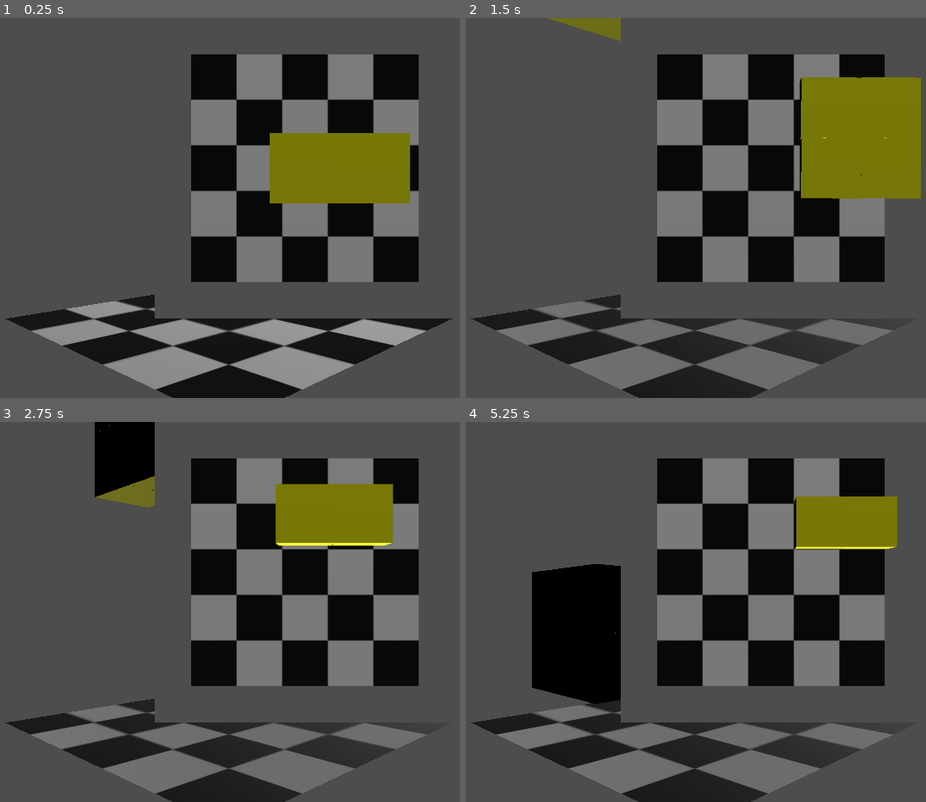
Above: before the commit, frames 1-4 (two rows, left to right).
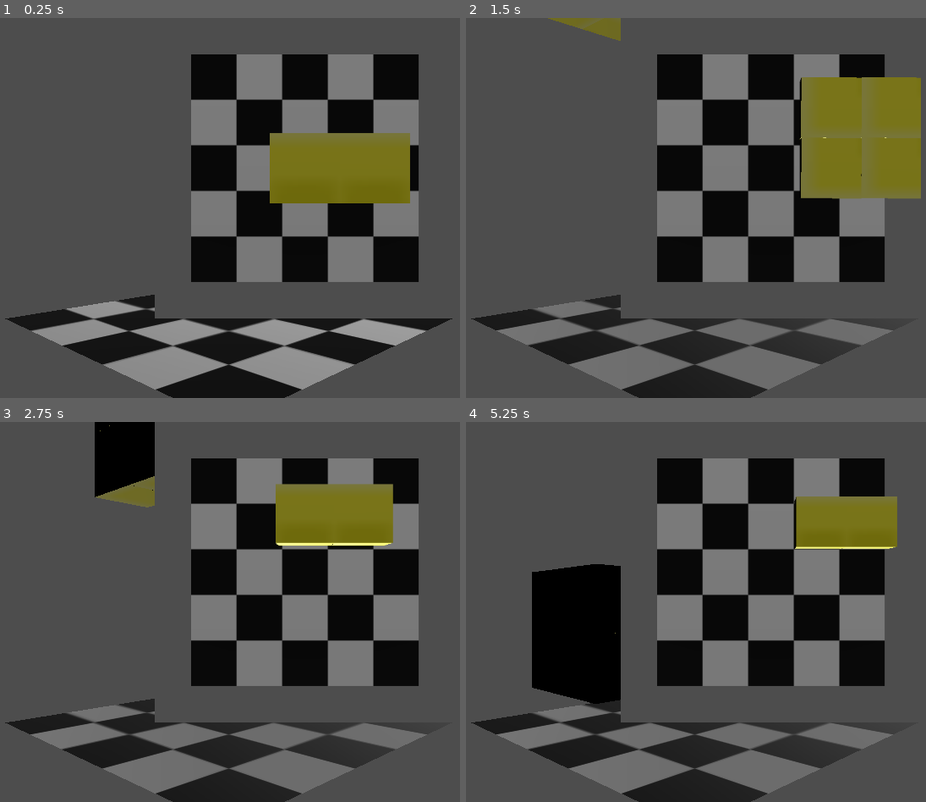
Above: after the commit, the same moments.

Repository: rdalton1124/3d-tetris
Game: Godot game, scene res://root.tscn
Same seed, same stepped clock (60 frames per second), same inputs: the game is played once before the commit and once after it.
Inputs:
- Up to frame 1 (0.25 s): no input
- Up to frame 2 (1.5 s): tap Enter at 0.5 s; hold D (move_right) 0.53-1.28 s; tap V (change_cam) at 0.6 s; hold S (move_backward) from 1.28 s (still down); tap I (rotate-x-ccw) at 1.35 s
- Up to frame 3 (2.75 s): release S (move_backward) at 2.03 s; hold D (move_right) from 2.03 s (still down); tap K (rotate-x-cw) at 2.1 s
- Up to frame 4 (5.25 s): release D (move_right) at 2.78 s; hold W (move_forward) 2.78-3.53 s; tap one key every 0.75 s from 2.85 s: U (rotate-y-ccw) O (rotate-y-cw) L (rotate-z-ccw) J (rotate-z-cw); hold A (move_left) 3.53-5.03 s; hold S (move_backward) from 5.03 s (still down)

The runs differ from the first frame. In frame 1, 1.0% of the frame differs, in the area x 58-90%, y 30-34%; in frame 2, 3.2%, in the area x 24-99%, y 0-48%; in frame 3, 1.0%; in frame 4, 0.6%.

Commit message:
updated block textures for better visibility

Diff:
--- a/root.tscn
+++ b/root.tscn
@@ -1,12 +1,12 @@
-[gd_scene load_steps=8 format=3 uid="uid://bym3srp2hjywn"]
+[gd_scene load_steps=8 format=3 uid="uid://cfhsf5sgaj3i1"]
 
 [ext_resource type="Script" path="res://scripts/root.gd" id="1_lr66d"]
-[ext_resource type="Texture2D" uid="uid://b0qgny2r33yl5" path="res://checker.png" id="1_opv7x"]
+[ext_resource type="Texture2D" uid="uid://b0qgny2r33yl5" path="res://textures/checker.png" id="2_401pd"]
 [ext_resource type="Script" path="res://scripts/Spawner.gd" id="3_wufij"]
 [ext_resource type="PackedScene" uid="uid://ce0jxw8p1twud" path="res://wall.tscn" id="4_eejy0"]
 
 [sub_resource type="StandardMaterial3D" id="StandardMaterial3D_5s0fn"]
-albedo_texture = ExtResource("1_opv7x")
+albedo_texture = ExtResource("2_401pd")
 
 [sub_resource type="PlaneMesh" id="PlaneMesh_d5mrg"]
 
@@ -65,6 +65,8 @@
 offset_bottom = 512.0
 
 [node name="top viewport" type="SubViewport" parent="top viewport container"]
+handle_input_locally = false
+render_target_update_mode = 4
 
 [node name="top camera" type="Camera3D" parent="top viewport container/top viewport"]
 transform = Transform3D(1, 0, 0, 0, -4.37114e-08, 1, 0, -1, -4.37114e-08, 0, 100, 0)
--- a/tetriminos3D/tetrimino1.tscn
+++ b/tetriminos3D/tetrimino1.tscn
@@ -1,9 +1,10 @@
-[gd_scene load_steps=6 format=3 uid="uid://sqh2vlue7p41"]
+[gd_scene load_steps=7 format=3 uid="uid://sqh2vlue7p41"]
 
 [ext_resource type="Script" path="res://scripts/tetrimino3D.gd" id="1_qul11"]
+[ext_resource type="Texture2D" uid="uid://obne6qbkhb8u" path="res://textures/navy.png" id="2_ti322"]
 
 [sub_resource type="StandardMaterial3D" id="StandardMaterial3D_xfsth"]
-albedo_color = Color(0.00784314, 0, 0.580392, 1)
+albedo_texture = ExtResource("2_ti322")
 
 [sub_resource type="BoxMesh" id="BoxMesh_tdhj1"]
 material = SubResource("StandardMaterial3D_xfsth")
--- a/tetriminos3D/tetrimino2.tscn
+++ b/tetriminos3D/tetrimino2.tscn
@@ -1,9 +1,11 @@
-[gd_scene load_steps=6 format=3 uid="uid://b4eho8jyvidjg"]
+[gd_scene load_steps=7 format=3 uid="uid://b4eho8jyvidjg"]
 
 [ext_resource type="Script" path="res://scripts/tetrimino3D.gd" id="1_akllj"]
+[ext_resource type="Texture2D" uid="uid://3ndf4dkp1pno" path="res://textures/red.png" id="2_frn0g"]
 
 [sub_resource type="StandardMaterial3D" id="StandardMaterial3D_8kcs4"]
-albedo_color = Color(0.701961, 0.14902, 0.2, 1)
+albedo_color = Color(1, 1, 1, 0)
+albedo_texture = ExtResource("2_frn0g")
 
 [sub_resource type="BoxMesh" id="BoxMesh_r7niq"]
 material = SubResource("StandardMaterial3D_8kcs4")
--- a/tetriminos3D/tetrimino3.tscn
+++ b/tetriminos3D/tetrimino3.tscn
@@ -1,9 +1,11 @@
-[gd_scene load_steps=6 format=3 uid="uid://dlx2aymoxs3j4"]
+[gd_scene load_steps=7 format=3 uid="uid://dlx2aymoxs3j4"]
 
 [ext_resource type="Script" path="res://scripts/tetrimino3D.gd" id="1_nghig"]
+[ext_resource type="Texture2D" uid="uid://wxqhk4oybkol" path="res://textures/lavender.png" id="2_d275y"]
 
 [sub_resource type="StandardMaterial3D" id="StandardMaterial3D_4ia2k"]
-albedo_color = Color(1, 0.403922, 1, 1)
+albedo_color = Color(1, 1, 1, 0)
+albedo_texture = ExtResource("2_d275y")
 
 [sub_resource type="BoxMesh" id="BoxMesh_22oiy"]
 material = SubResource("StandardMaterial3D_4ia2k")
--- a/tetriminos3D/tetrimino4.tscn
+++ b/tetriminos3D/tetrimino4.tscn
@@ -1,9 +1,11 @@
-[gd_scene load_steps=5 format=3 uid="uid://dg0w77213u7dk"]
+[gd_scene load_steps=6 format=3 uid="uid://dg0w77213u7dk"]
 
 [ext_resource type="Script" path="res://scripts/tetrimino3D.gd" id="1_mrb1t"]
+[ext_resource type="Texture2D" uid="uid://bbgdwvpy7ho0b" path="res://textures/yellow.png" id="2_y8ye2"]
 
 [sub_resource type="StandardMaterial3D" id="StandardMaterial3D_nsu5a"]
-albedo_color = Color(0.976471, 0.976471, 0, 1)
+albedo_color = Color(1, 1, 1, 0)
+albedo_texture = ExtResource("2_y8ye2")
 
 [sub_resource type="BoxMesh" id="BoxMesh_3no05"]
 material = SubResource("StandardMaterial3D_nsu5a")
--- a/tetriminos3D/tetrimino5.tscn
+++ b/tetriminos3D/tetrimino5.tscn
@@ -1,9 +1,11 @@
-[gd_scene load_steps=5 format=3 uid="uid://4i157q7or140"]
+[gd_scene load_steps=6 format=3 uid="uid://4i157q7or140"]
 
 [ext_resource type="Script" path="res://scripts/tetrimino3D.gd" id="1_eyb5l"]
+[ext_resource type="Texture2D" uid="uid://bcmsaoswnvwc" path="res://textures/lite blue.png" id="2_hkw4k"]
 
 [sub_resource type="StandardMaterial3D" id="StandardMaterial3D_k4cue"]
-albedo_color = Color(0.321569, 1, 1, 1)
+albedo_color = Color(1, 1, 0.807843, 0)
+albedo_texture = ExtResource("2_hkw4k")
 
 [sub_resource type="BoxMesh" id="BoxMesh_cpvpf"]
 material = SubResource("StandardMaterial3D_k4cue")
--- a/tetriminos3D/tetrimino6.tscn
+++ b/tetriminos3D/tetrimino6.tscn
@@ -1,15 +1,18 @@
-[gd_scene load_steps=8 format=3 uid="uid://cpwnc80woec0"]
+[gd_scene load_steps=9 format=3 uid="uid://cpwnc80woec0"]
 
 [ext_resource type="Script" path="res://scripts/tetrimino3D.gd" id="1_7icbm"]
+[ext_resource type="Texture2D" uid="uid://bkl0kvf7u8wt2" path="res://textures/oinge.png" id="2_4b73n"]
 
 [sub_resource type="StandardMaterial3D" id="StandardMaterial3D_qg8rc"]
-albedo_color = Color(1, 0.337255, 0, 1)
+albedo_color = Color(0.901961, 0.901961, 0.901961, 0)
+albedo_texture = ExtResource("2_4b73n")
 
 [sub_resource type="BoxMesh" id="BoxMesh_m1t2t"]
 material = SubResource("StandardMaterial3D_qg8rc")
 
 [sub_resource type="StandardMaterial3D" id="StandardMaterial3D_xyt40"]
-albedo_color = Color(1, 0.337255, 0, 1)
+albedo_color = Color(0.901961, 0.901961, 0.901961, 0)
+albedo_texture = ExtResource("2_4b73n")
 
 [sub_resource type="BoxMesh" id="BoxMesh_kqtif"]
 material = SubResource("StandardMaterial3D_xyt40")
@@ -29,7 +32,7 @@
 mesh = SubResource("BoxMesh_m1t2t")
 
 [node name="MeshInstance3D3" type="MeshInstance3D" parent="mesh"]
-transform = Transform3D(1, 0, 0, 0, 1, 0, 0, 0, 1, 0, 1, 0)
+transform = Transform3D(0.99999, 0.00453784, 0, -0.00453784, 0.99999, 0, 0, 0, 1, 0, 1, 0)
 mesh = SubResource("BoxMesh_kqtif")
 
 [node name="MeshInstance3D4" type="MeshInstance3D" parent="mesh"]
--- a/tetriminos3D/tetrimino7.tscn
+++ b/tetriminos3D/tetrimino7.tscn
@@ -1,9 +1,11 @@
-[gd_scene load_steps=6 format=3 uid="uid://7mlkcj3s4opm"]
+[gd_scene load_steps=7 format=3 uid="uid://7mlkcj3s4opm"]
 
 [ext_resource type="Script" path="res://scripts/tetrimino3D.gd" id="1_j4xo7"]
+[ext_resource type="Texture2D" uid="uid://hcp3kdjywove" path="res://textures/lime green.png" id="2_mswpk"]
 
 [sub_resource type="StandardMaterial3D" id="StandardMaterial3D_4l43j"]
-albedo_color = Color(0, 1, 0, 1)
+albedo_color = Color(0.6, 0.6, 0.6, 0)
+albedo_texture = ExtResource("2_mswpk")
 
 [sub_resource type="BoxMesh" id="BoxMesh_6q3wi"]
 material = SubResource("StandardMaterial3D_4l43j")
--- a/tetriminos3D/tetrimino8.tscn
+++ b/tetriminos3D/tetrimino8.tscn
@@ -1,12 +1,14 @@
-[gd_scene load_steps=7 format=3 uid="uid://b6xnvub8m0gc8"]
+[gd_scene load_steps=8 format=3 uid="uid://b6xnvub8m0gc8"]
 
 [ext_resource type="Script" path="res://scripts/tetrimino3D.gd" id="1_1okh7"]
+[ext_resource type="Texture2D" uid="uid://0t3hw8e28ve3" path="res://textures/plum.png" id="2_8nih3"]
 
-[sub_resource type="StandardMaterial3D" id="StandardMaterial3D_yn8md"]
-albedo_color = Color(1, 0.580392, 0.858824, 1)
+[sub_resource type="StandardMaterial3D" id="StandardMaterial3D_dnhad"]
+albedo_color = Color(0.901961, 0.901961, 0.901961, 0)
+albedo_texture = ExtResource("2_8nih3")
 
 [sub_resource type="BoxMesh" id="BoxMesh_j3qqi"]
-material = SubResource("StandardMaterial3D_yn8md")
+material = SubResource("StandardMaterial3D_dnhad")
 
 [sub_resource type="CylinderShape3D" id="CylinderShape3D_p3kvw"]
 radius = 0.45
Binary file added: textures/blu2.png
Not shown, added: textures/blu2.png.import
Renamed: checker.png -> textures/checker.png
Not shown, added: textures/checker.png.import
Binary file added: textures/lavender.png
Not shown, added: textures/lavender.png.import
Binary file added: textures/lime green.png
Not shown, added: textures/lime green.png.import
Binary file added: textures/lite blue.png
Not shown, changed: textures/lite blue.png.import
Binary file added: textures/navy.png
Not shown, added: textures/navy.png.import
(and 8 more such lines)
